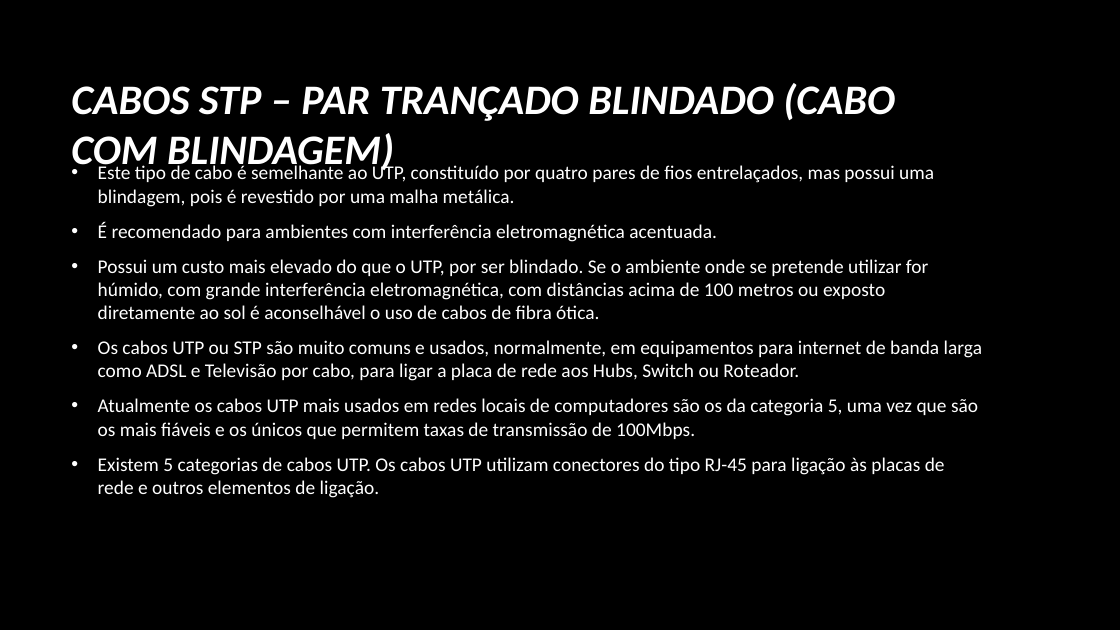
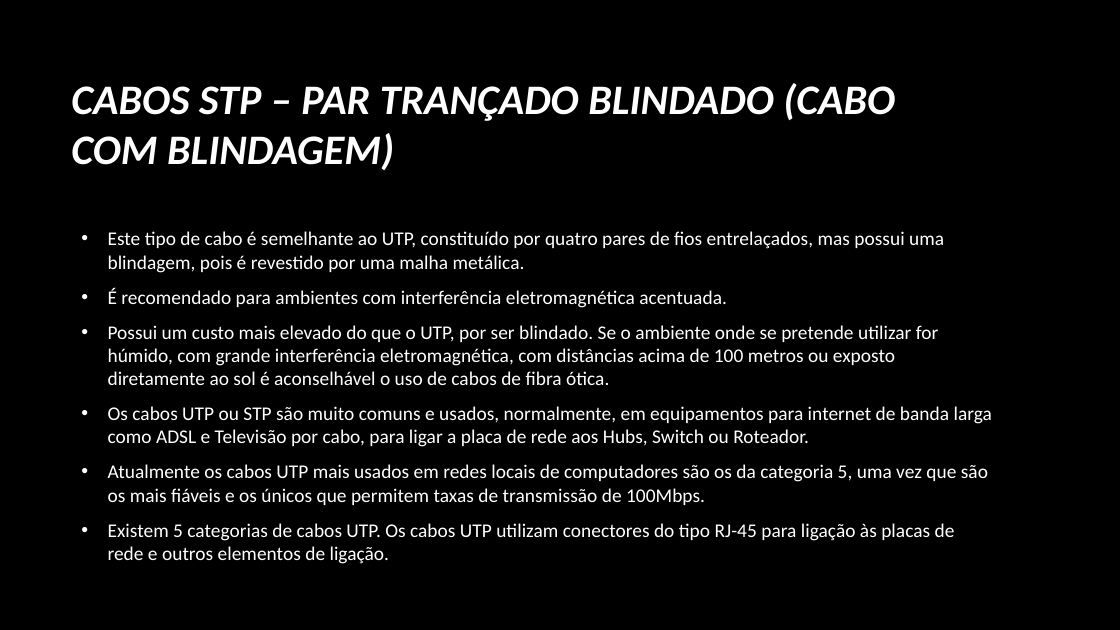
Before and after one commit to RosaFernandes/RosaFernandes, a slide deck: slide 7 of Trabalho pratico.pptx (slide 6 before the commit). Drawn at 1120x630 pixels with LibreOffice and Linux fonts; fonts in the diff are those of the drawing; background and template pictures are left out. Boxes give left, top, right and bottom in pixels: in the first picture for what was removed or moved away, otherwise in the second. Text is boxed around its words. In the diff, an @@ line names an element or a change of style, - is before the commit and + after.

```diff
--- a/Trabalho pratico.pptx
+++ b/Trabalho pratico.pptx
@@ text "Este tipo de cabo é ..." moved from (x1=98, y1=163, x2=982, y2=498) to (x1=108, y1=231, x2=992, y2=564) @@
```
Also in this commit, not shown: 2 other slides changed, 15 slides added, 1 other file.
